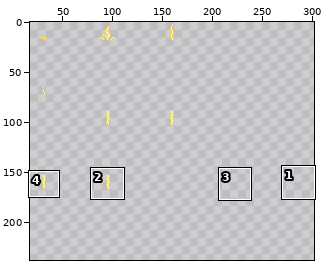
Sprite sheet, stored at Test1/Sprites/ShootingRay.png. The picture above shows the old version from afar; the outline marks the close-up.
Close-up. As it was:
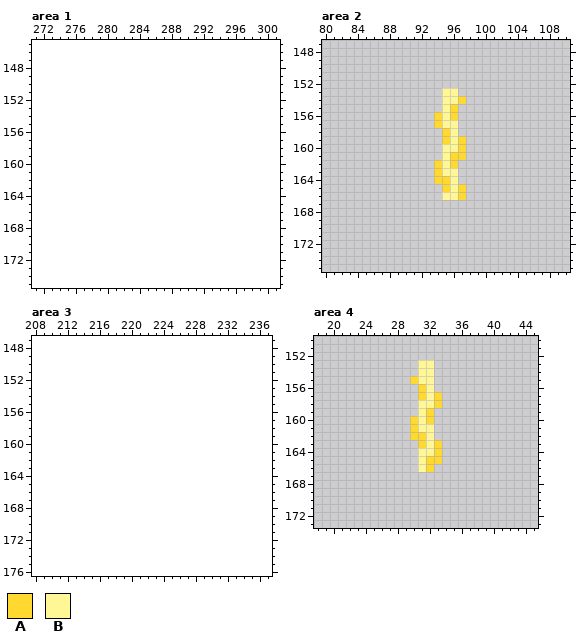
The file is 192x192 pixels. Shown: area 1: x 271..301, y 145..175; area 2: x 80..110, y 147..175; area 3: x 208..237, y 147..176; area 4: x 18..45, y 150..173. The old version is drawn lined up with the new one, on the new canvas. The wide view leaves out empty margins. The commit also changed other parts of the picture, which this record leaves out.
Palette (. is transparent): A #ffd92f  B #fff696
Pixels before, area 2, first column x 94:
153 .BB.
154 .BBA
155 .BA.
156 ABA.
157 ABB.
158 .AB.
159 .ABA
160 .BBA
161 .BAA
162 ABA.
163 ABB.
164 AAB.
165 .ABA
166 .BBA
Pixels before, area 4, first column x 30:
153 .BB.
154 .BB.
155 ABB.
156 .AB.
157 .ABA
158 .BBA
159 .BA.
160 ABA.
161 ABB.
162 AAB.
163 .ABA
164 .BBA
165 .BAA
166 .BA.
The same view after the edit:
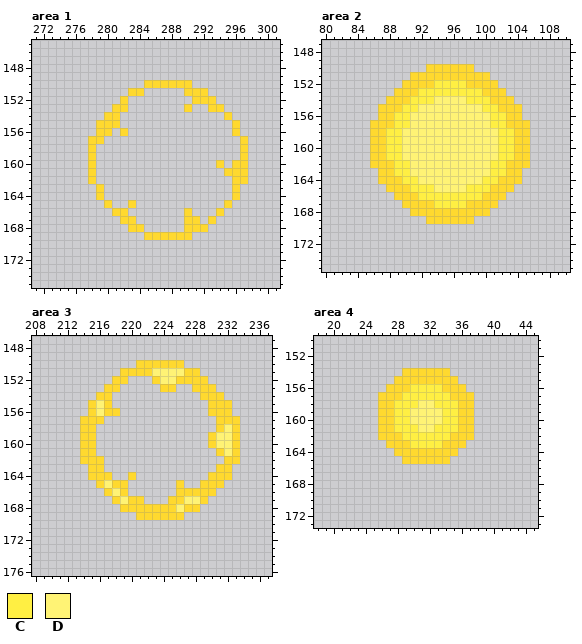
Colours new in this view: C #ffef43  D #fff375
Edits made:
canvas 192x192 -> 320x256
Changed rows in their new state; - is an unchanged pixel.
Area 1:
first column x 278:
150 -------AAAAAA-------
151 -----AA-----AAA-----
152 ----A--------AAA----
153 ---AA-------A--AA---
154 --AA-------------A--
155 -AAA--------------A-
156 -AA-A-------------A-
157 AA-----------------A
158 A------------------A
159 A------------------A
160 A---------------A-AA
161 A----------------AAA
162 A-----------------AA
163 -A----------------A-
164 -A----------------A-
165 --A--A-----------A--
166 ---AA-------A---A---
167 ----AA------AA-A----
168 -----AA-----AAA-----
169 -------AAAAAA-------
Area 2:
first column x 86:
150 -------AAAAAA-------
151 -----AAAAAAAAAA-----
152 ----AAAACCCCAAAA----
153 ---AAACCCCCCCCAAA---
154 --AAACCCDDDDCCCAAA--
155 -AAACCDDDDDDDDCCAAA-
156 -AACCDDDDDDDDDDCCAA-
157 AAACCDDDDDDDDDDCCAAA
158 AACCDDDDDDDDDDDDCCAA
159 AACCDDDDDDDDDDDDCCAA
160 AACCDDDDDDDDDDDDCCAA
161 AACCDDDDDDDDDDDDCCAA
162 AAACCDDDDDDDDDDCCAAA
163 -AACCDDDDDDDDDDCCAA-
164 -AAACCDDDDDDDDCCAAA-
165 --AAACCCDDDDCCCAAA--
166 ---AAACCCCCCCCAAA---
167 ----AAAACCCCAAAA----
168 -----AAAAAAAAAA-----
169 -------AAAAAA-------
Area 3:
first column x 214:
150 -------AAAAAA-------
151 -----AAAADDDDAA-----
152 ----AA---ADDAAAA----
153 ---AA-----AA--AAA---
154 --AA-----------AAA--
155 -ADA------------AAA-
156 -ADAA-----------AAA-
157 AAA--------------AAA
158 AA---------------ADA
159 AA--------------ADDA
160 AA--------------ADDA
161 AA---------------ADA
162 AAA---------------AA
163 -AA--------------AA-
164 -AAA--A---------AAA-
165 --ADAA------A--AAA--
166 ---ADA------AAAAA---
167 ----ADAA---AADDA----
168 -----AAAAAAADAA-----
169 -------AAAAAA-------
Area 4:
first column x 26:
153 -----..-----
154 ---AAAAAA---
155 --AA-AAAAA--
156 -AAACCCCAAA-
157 AAACCCCCCAAA
158 AACCCDDCCCAA
159 AACCDDDDCCAA
160 AACCDDDDCCAA
161 AACCCDDCCCAA
162 AAACCCCCCAAA
163 -AAACCCCAAA-
164 --AAAAA-AA--
165 ---AAA--A---
166 -----..-----
Where, in picture pixels (left, top, right, bottom), the same in both close-ups:
added: (88, 80, 248, 240)
changed: (370, 64, 530, 224)
added: (80, 360, 240, 520)
changed: (378, 360, 474, 472)
